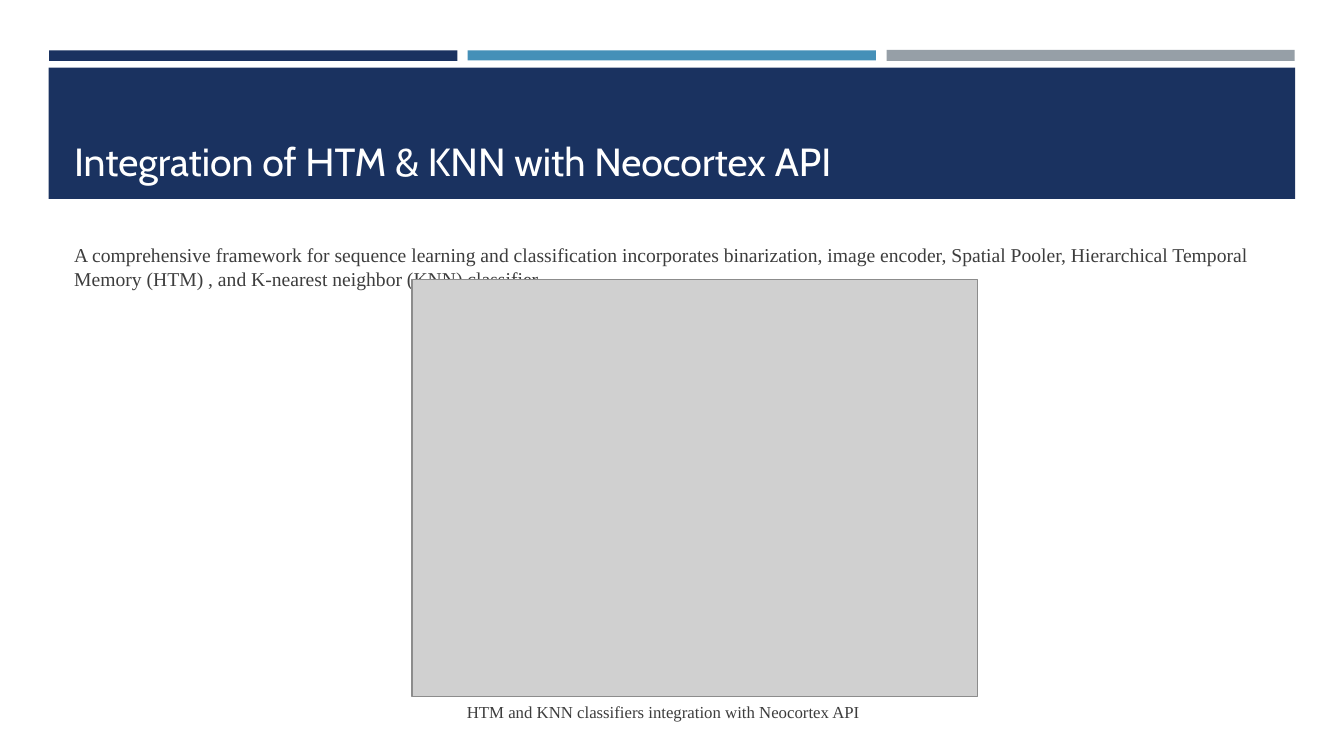
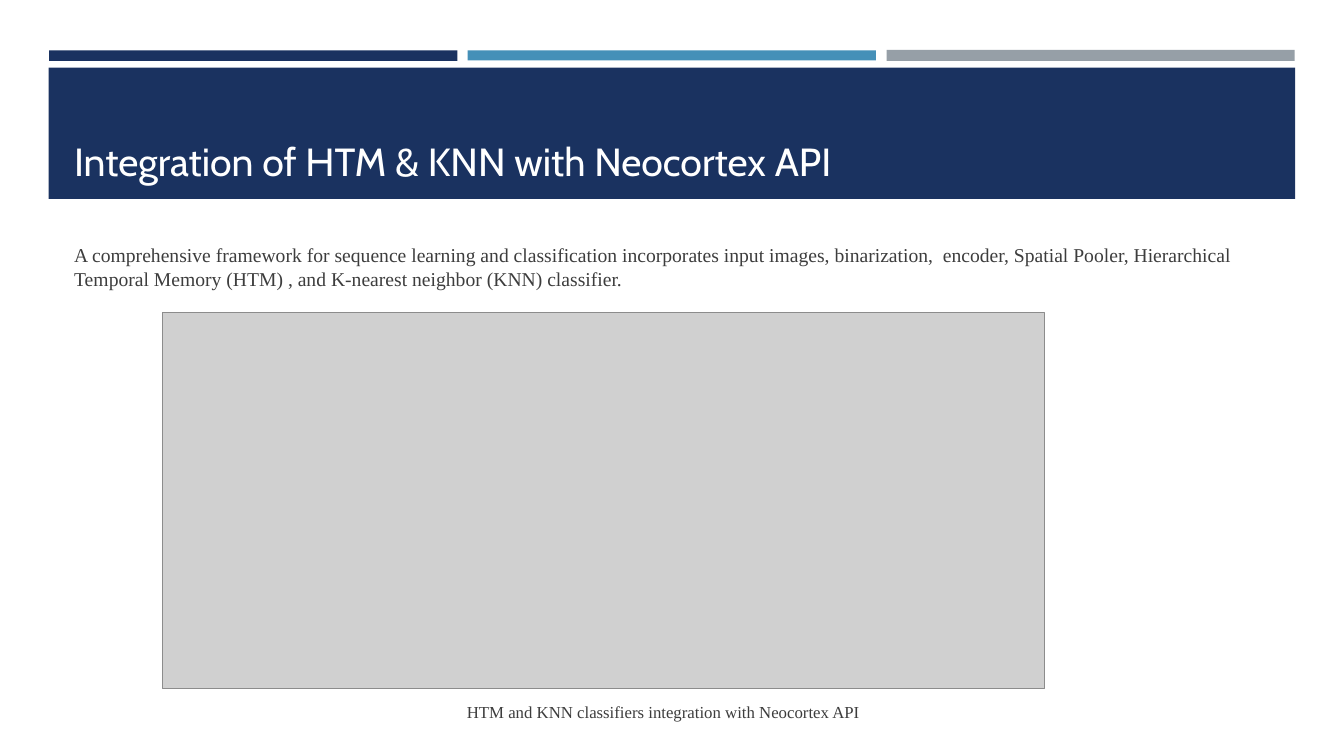
Before and after one commit to Abwahab55/neocortexapi-AppHorozon, a slide deck: slide 9 of source/MySEProject/Documentation/PPT_ML 2425-01 Investigate Image Reconstruction by Using Classifiers.pptx. Drawn at 1344x756 pixels with LibreOffice and Linux fonts; fonts in the diff are those of the drawing; grey boxes stand for pictures. Boxes give left, top, right and bottom in pixels: in the first picture for what was removed or moved away, otherwise in the second. Text is boxed around its words. In the diff, an @@ line names an element or a change of style, - is before the commit and + after.

Commit message:
Update PPT

```diff
--- a/source/MySEProject/Documentation/PPT_ML 2425-01 Investigate Image Reconstruction by Using Classifiers.pptx
+++ b/source/MySEProject/Documentation/PPT_ML 2425-01 Investigate Image Reconstruction by Using Classifiers.pptx
@@ text at box(74, 248, 1231, 291): text changed @@
-A comprehensive framework for sequence learning and classification incorporates binarization, image encoder, Spatial Pooler, Hierarchical Temporal Memory (HTM) , and K-nearest neighbor (KNN) classifier.
+A comprehensive framework for sequence learning and classification incorporates input images, binarization, encoder, Spatial Pooler, Hierarchical Temporal Memory (HTM) , and K-nearest neighbor (KNN) classifier.
@@ picture: place and size @@
-picture at box(412, 279, 978, 697)
+picture at box(162, 314, 1045, 690)
```
Also in this commit, not shown: 3 other slides changed.
